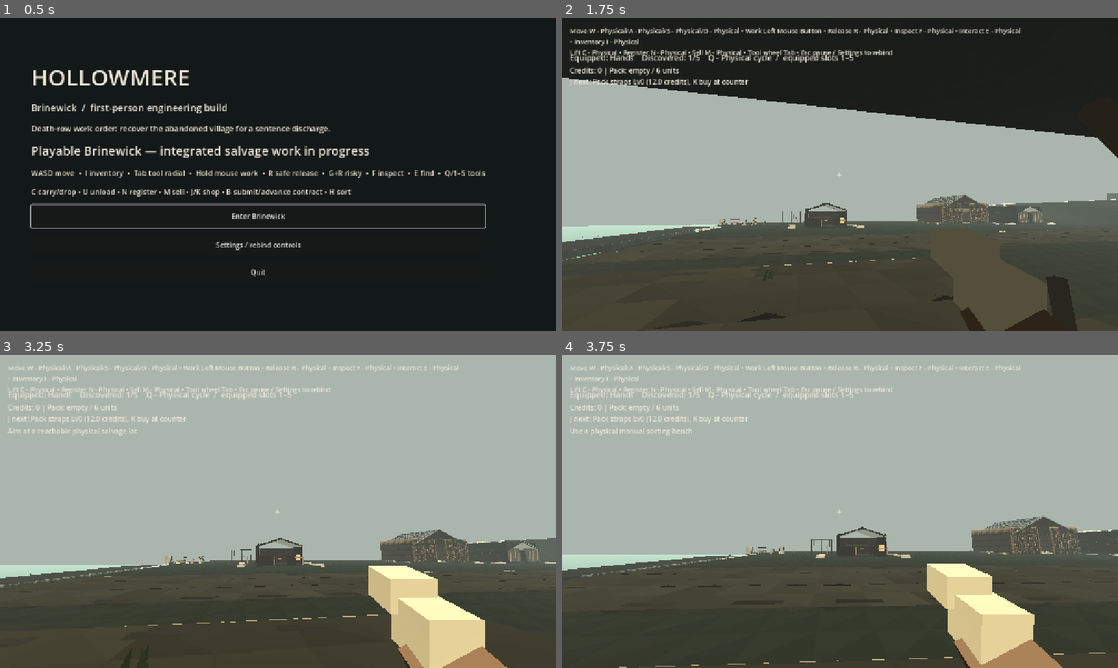
Above: before the commit, frames 1-4 (two rows, left to right).
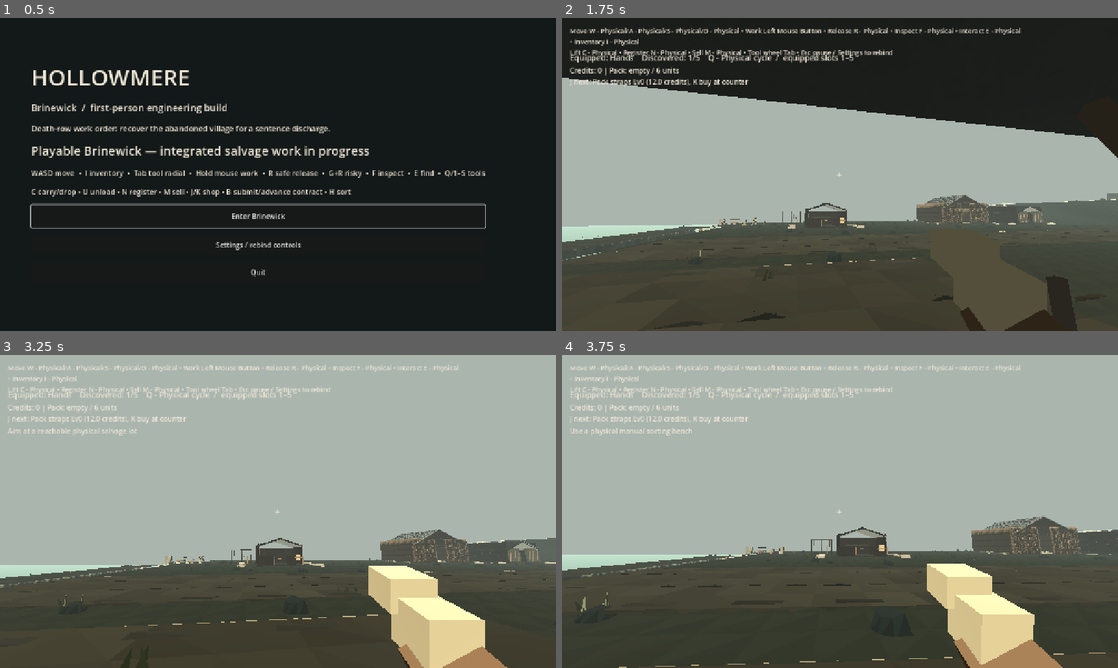
Above: after the commit, the same moments.

Repository: squwillsmith-ship-it/Hollowmere-0.2
Game: Godot game, scene res://scenes/main.tscn
The game is run twice, just before and just after one commit, with the same random seed, the same clock (stepped at 60 frames per second) and the same inputs.
Inputs (mouse positions are in pixels of both pictures, inside the frame that each line leads up to):
- Up to frame 1 (0.5 s): no input
- Up to frame 2 (1.75 s): click "Enter Brinewick" at 0.5 s; tap Enter at 1.25 s; move the mouse to (867, 174) at 1.27 s; hold W (hm_forward) from 1.28 s (still down); hold E (hm_find_tool) from 1.28 s (still down); click (867, 174) at 1.42 s; tap Space (hm_jump) at 1.52 s
- Up to frame 3 (3.25 s): keep holding W (hm_forward); move the mouse to (250, 511) at 2.02 s; release E (hm_find_tool) at 2.03 s; tap F (hm_inspect) at 2.1 s; tap Space (hm_jump) at 2.27 s; move the mouse to (289, 505) at 2.77 s; hold C (hm_lift_place) from 2.78 s (still down)
- Up to frame 4 (3.75 s): keep holding W (hm_forward); move the mouse to (834, 517) at 3.52 s; release C (hm_lift_place) at 3.53 s; tap H (hm_process) at 3.6 s; click (834, 517) at 3.67 s

Frame 1 is identical in both runs. In frame 2, less than 0.1% of the frame differs, in the area x 12-98%, y 57-77%; in frame 3, less than 0.1%; in frame 4, less than 0.1%, in the area x 3-100%, y 62-84%.

Commit message:
feat(g3): render coherent 21-site landscape scenery from canonical coordinates without collision, salvage or route changes

Diff:
--- a/game/scripts/world/hm_brinewick_blockout.gd
+++ b/game/scripts/world/hm_brinewick_blockout.gd
@@ -205,6 +205,13 @@
 	add_child(village_identity)
 	village_identity.build(site_nodes)
 	set_meta("g3_covered_original_sites",village_identity.site_profiles.size())
+	# G3 final visual grounding, batched faceted geology and small historic
+	# civic/harbour surfaces. All 21 canonical site transforms remain intact.
+	var complete_ground := HMG3VillageEnvironmentFinal.new()
+	complete_ground.name = "G3VillageEnvironmentalContinuity"
+	add_child(complete_ground)
+	complete_ground.build(site_nodes)
+	set_meta("g3_landscape_visual_sites",complete_ground.covered_sites.size())
 
 	# New built-world pieces remain separate from permanent terrain and old yard.
 	district_sites = HMBrinewickSites.new()
